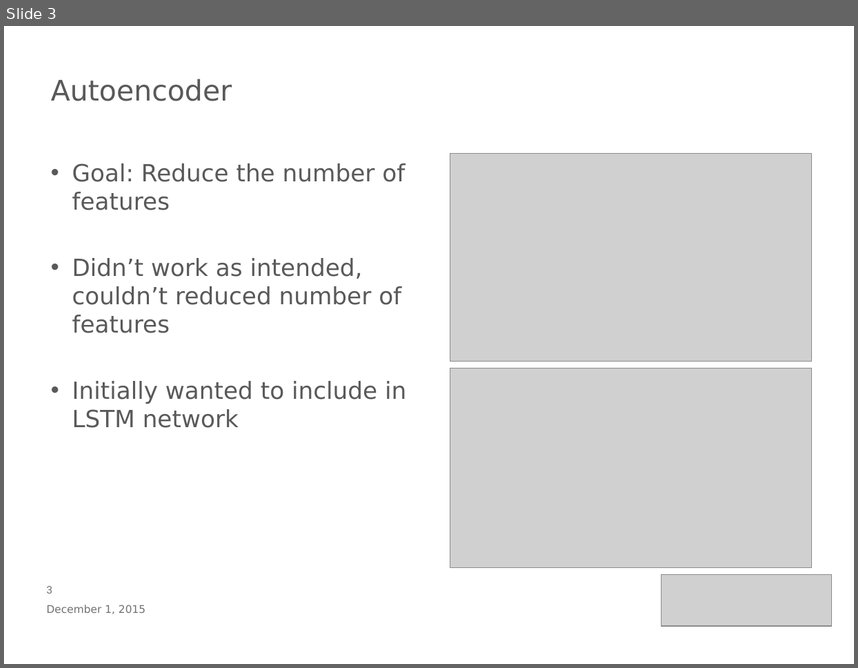
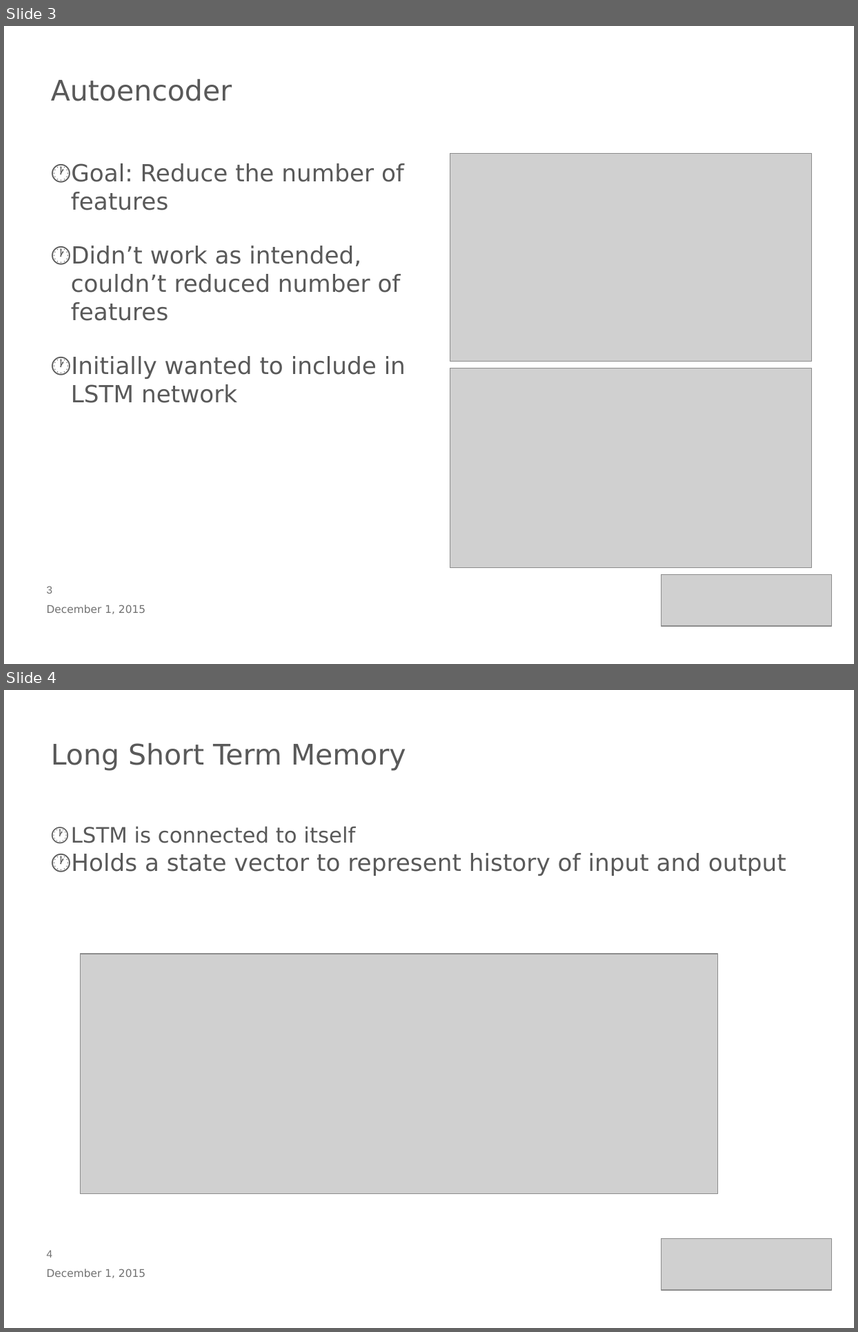
Before and after one commit to benmccamish/CS534, a slide deck: torch_test/CS534FinalSlides.pptx. Shown one above the other, each under a label of ours: slide 3 before the commit, slides 3 and 4 after it. The pictures are 858x668 and 858x1332 pixels, drawn with LibreOffice and Linux fonts; fonts in the diff are those of the drawing; grey boxes stand for pictures; background and template pictures are left out. Boxes give left, top, right and bottom in pixels: in the first picture for what was removed or moved away, otherwise in the second. Text is boxed around its words. In the diff, an @@ line names an element or a change of style, - is before the commit and + after.

```diff
--- a/torch_test/CS534FinalSlides.pptx
+++ b/torch_test/CS534FinalSlides.pptx
@@ slide 4 added at (4,690,854,1328), background #FFFFFF @@
@@ text added at (51,743,406,771), 24 pt, text #595959 @@
+Long Short Term Memory
@@ text added at (71,826,786,876), 20 pt, text #595959 @@
+🕐 LSTM is connected to itself
+🕐 Holds a state vector to represent history of input and output
@@ picture added at (81,954,718,1193) @@
@@ picture added at (661,1239,831,1290) @@
@@ text added at (47,1268,145,1278), 9 pt, text #717171 @@
+December 1, 2015
@@ page number added at (47,1250,53,1257), 9 pt, text #717171 @@
+4
@@ slide 3 changed as well @@
@@ text "Goal: Reduce the number of ..." at (71,163,406,403): bullet • to 🕐; less space between paragraphs @@
```
Also in this commit, not shown: 3 other slides changed, 2 other slides added, 2 slides removed.
